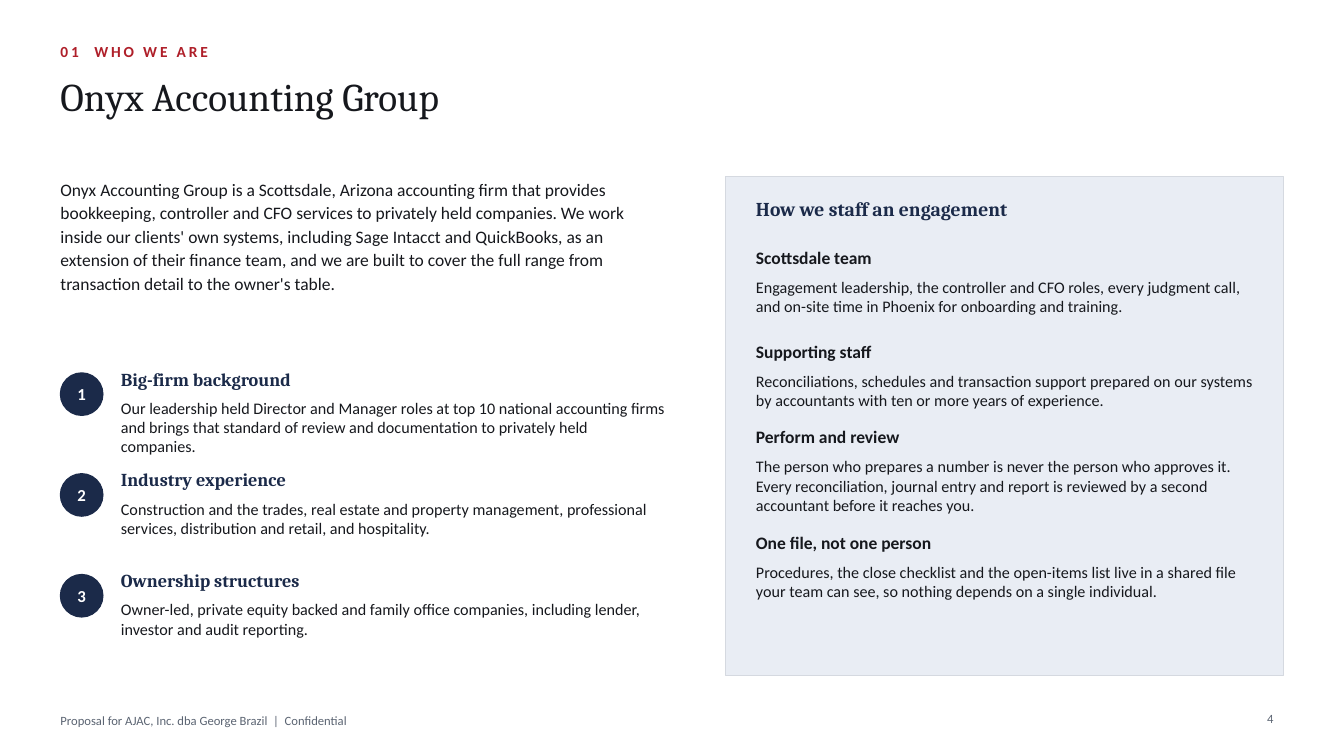
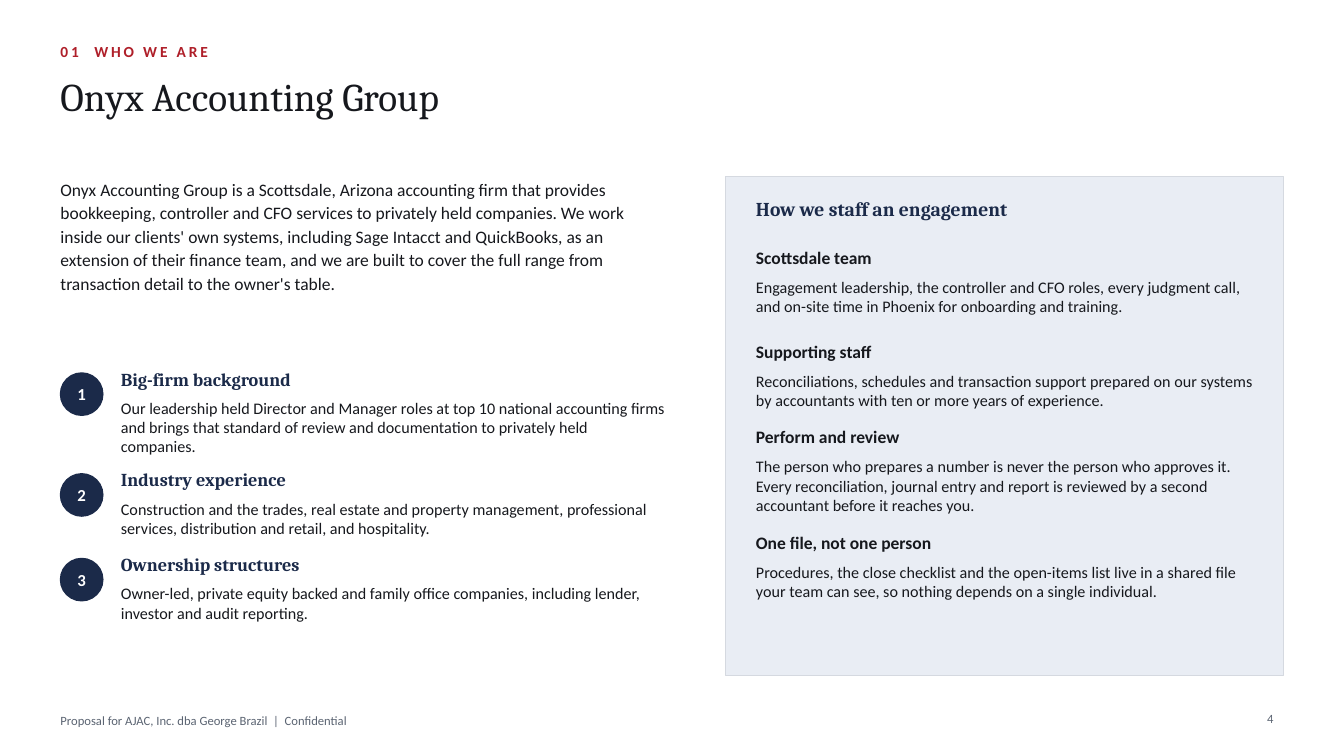
Before and after one commit to Onyxcfo/Engagement-Letter-Edits, a slide deck: slide 4 of Onyx_GeorgeBrazil_Proposal.pptx. Drawn at 1344x756 pixels with LibreOffice and Linux fonts; fonts in the diff are those of the drawing; background and template pictures are left out. Boxes give left, top, right and bottom in pixels: in the first picture for what was removed or moved away, otherwise in the second. Text is boxed around its words. In the diff, an @@ line names an element or a change of style, - is before the commit and + after.

```diff
--- a/Onyx_GeorgeBrazil_Proposal.pptx
+++ b/Onyx_GeorgeBrazil_Proposal.pptx
@@ 3 texts, 1 ellipse: place and size @@
-3 texts, 1 ellipse at (60, 574, 640, 638)
+3 texts, 1 ellipse at (60, 558, 640, 622)
```
